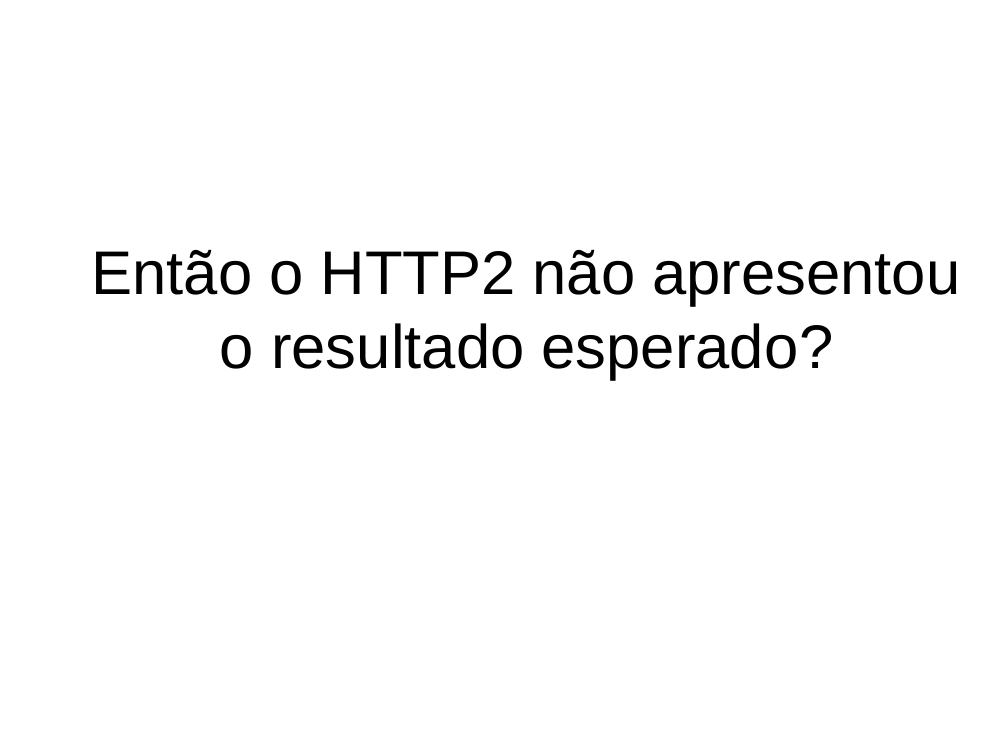
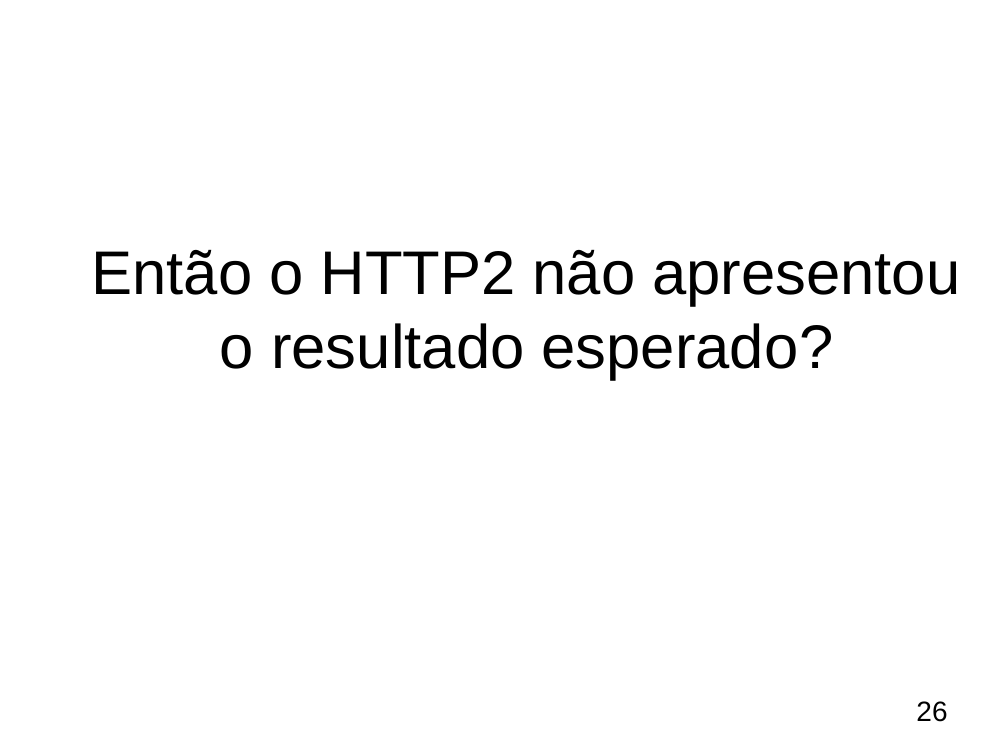
Before and after one commit to pcolenbr/TCC, a slide deck: slide 26 of Apresentação - TCC.ppt. Drawn at 1008x756 pixels with LibreOffice and Linux fonts; fonts in the diff are those of the drawing; background and template pictures are left out. Boxes give left, top, right and bottom in pixels: in the first picture for what was removed or moved away, otherwise in the second. Text is boxed around its words. In the diff, an @@ line names an element or a change of style, - is before the commit and + after.

```diff
--- a/Apresentação - TCC.ppt
+++ b/Apresentação - TCC.ppt
@@ page number added at (916,701,947,722), 20 pt, text #000000 @@
+26
```
Also in this commit, not shown: 32 other slides changed.
